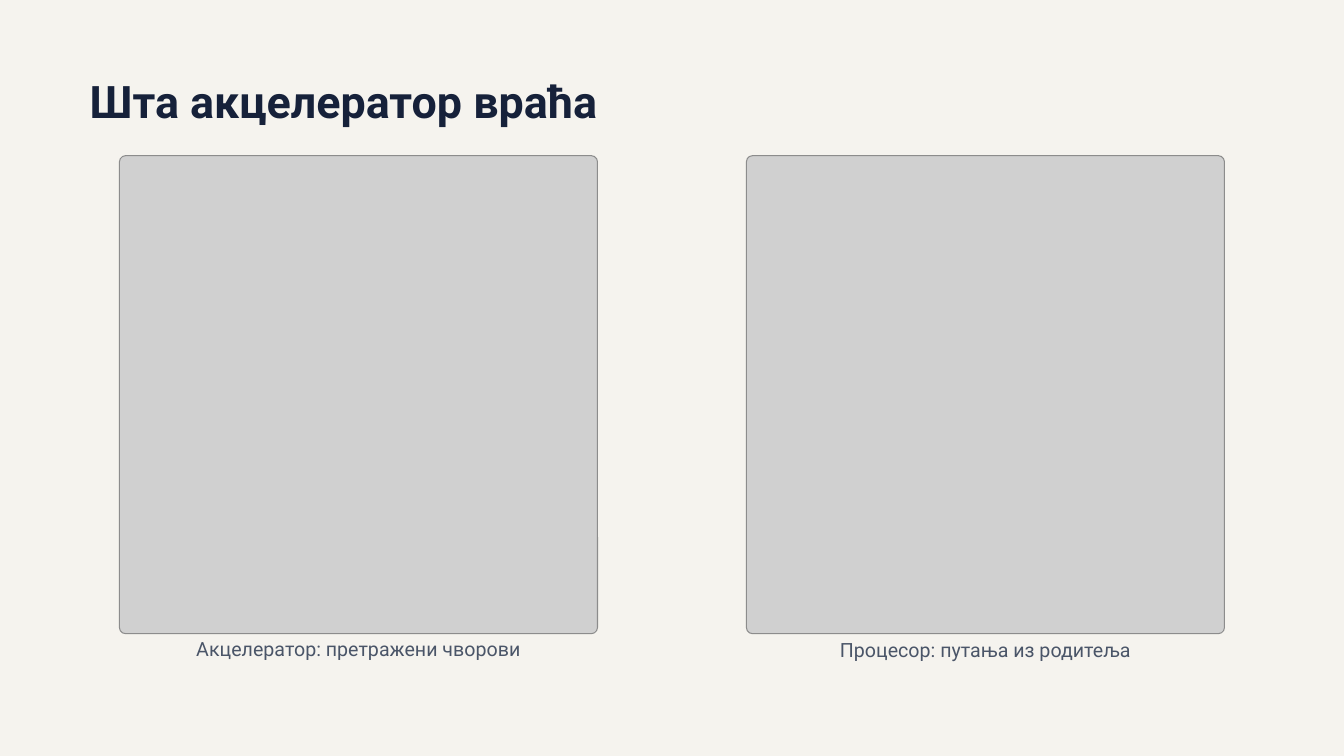
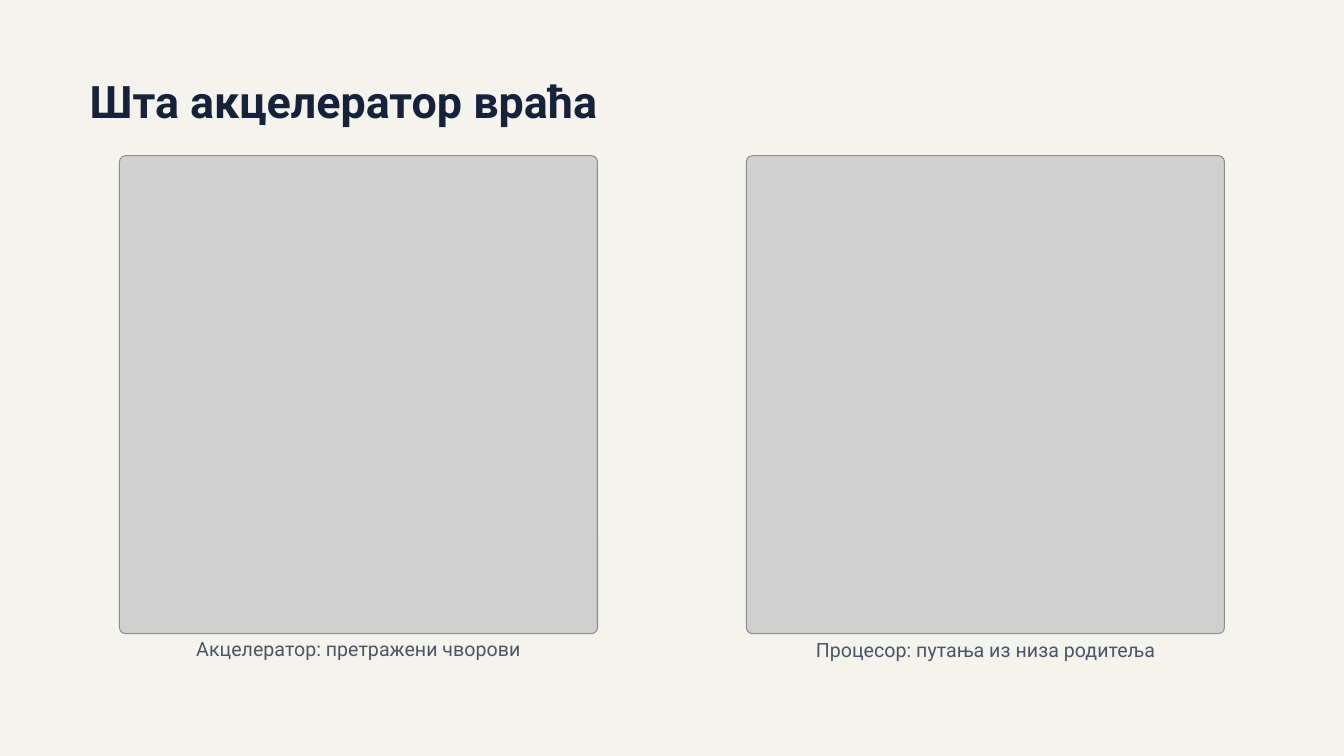
Before and after one commit to marko4203/diplomski, a slide deck: slide 7 of Diplomski_Prezentacija.pptx. Drawn at 1344x756 pixels with LibreOffice and Linux fonts; fonts in the diff are those of the drawing; grey boxes stand for pictures. Boxes give left, top, right and bottom in pixels: in the first picture for what was removed or moved away, otherwise in the second. Text is boxed around its words. In the diff, an @@ line names an element or a change of style, - is before the commit and + after.

```diff
--- a/Diplomski_Prezentacija.pptx
+++ b/Diplomski_Prezentacija.pptx
@@ text at <box>816,643,1155,661</box>: text changed @@
-Процесор: путања из родитеља
+Процесор: путања из низа родитеља
```
Also in this commit, not shown: 3 other slides changed, 1 other file.
